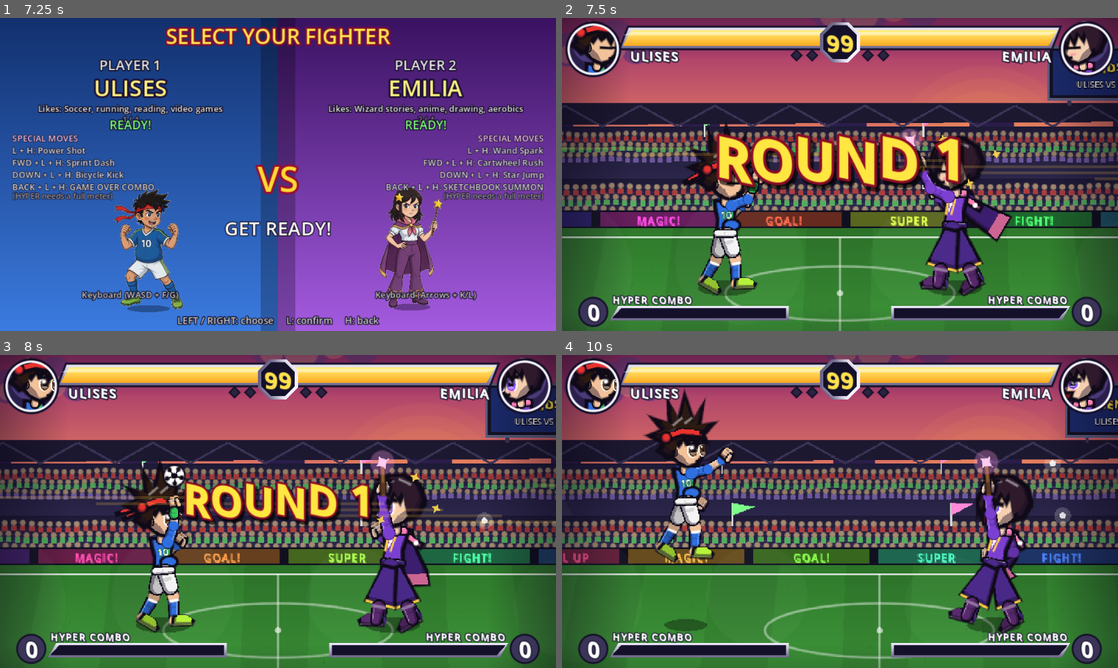
Above: before the commit, frames 1-4 (two rows, left to right).
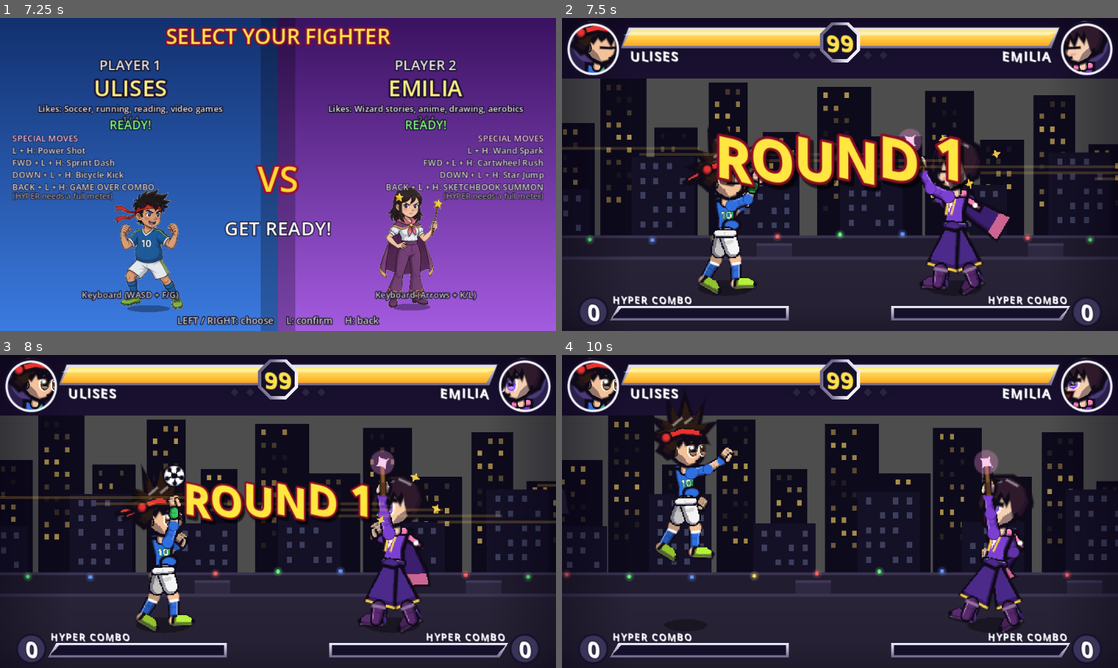
Above: after the commit, the same moments.

Repository: timoteoponce/fighting-game
Game: Godot game, scene res://scenes/main.tscn
Same seed, same stepped clock (60 frames per second), same inputs: the game is played once before the commit and once after it.
Inputs:
- Up to frame 1 (7.25 s): tap Enter at 0.5, 4.35 s; hold D 0.53-1.28 s; tap F at 0.6, 6.6 s; hold S 1.28-2.03 s; tap G at 1.35 s; hold D 2.03-2.78 s; tap 1 at 2.1 s; hold W 2.78-3.53 s; tap K at 2.85 s; hold A 3.53-5.03 s; tap L at 3.6 s; hold S 5.03-5.78 s; tap Backspace at 5.1 s; hold D 5.78-6.53 s; tap R at 5.85 s; hold W from 6.53 s (still down)
- Up to frame 2 (7.5 s): release W at 7.28 s; hold D from 7.28 s (still down); tap G at 7.35 s
- Up to frame 3 (8 s): keep holding D
- Up to frame 4 (10 s): release D at 8.03 s; hold S 8.03-8.78 s; tap 1 at 8.1 s; hold A 8.78-9.53 s; tap K at 8.85 s; hold W from 9.53 s (still down); tap L at 9.6 s

Frame 1 is identical in both runs. In frame 2, 69% of the frame differs, in the area x 0-100%, y 0-100%; in frame 3, 70%; in frame 4, 73%.

Commit message:
Victory celebration, synthesized music wiring, four new stages

Diff:
--- a/autoload/sfx.gd
+++ b/autoload/sfx.gd
@@ -280,33 +280,48 @@
 var _synth_music: AudioStreamWAV
 var _synth_player: AudioStreamPlayer
 var _music_mode := "fight"
+## Both tracks are built once and cached: a loop is ~300k samples of trig, so
+## rebuilding on every screen switch would hitch.
+var _loops := {}
+var _jingle: AudioStreamPlayer
 
 
 func _start_synth_music() -> void:
-	_synth_music = _build_synth_loop()
 	_synth_player = AudioStreamPlayer.new()
 	_synth_player.volume_db = -16.0
-	_synth_player.stream = _synth_music
 	add_child(_synth_player)
-	_synth_player.play()
+	_jingle = AudioStreamPlayer.new()
+	_jingle.volume_db = -10.0
+	add_child(_jingle)
+	set_music_mode("fight")
 
 
 func set_music_mode(mode: String) -> void:
 	_music_mode = mode
 	if _synth_player == null:
 		return
-	_synth_music = _build_synth_loop()
-	_synth_player.stream = _synth_music
+	if not _loops.has(mode):
+		_loops[mode] = _build_synth_loop(mode)
+	_synth_player.stream = _loops[mode]
 	_synth_player.play()
 
 
-func _build_synth_loop() -> AudioStreamWAV:
+## Short victory fanfare. Synth mode only: if the player dropped real files in
+## music/, a synthesized jingle on top of them would be wrong.
+func play_jingle() -> void:
+	if _jingle == null:
+		return
+	_jingle.stream = _build_jingle()
+	_jingle.play()
+
+
+func _build_synth_loop(mode: String) -> AudioStreamWAV:
 	var n := int(LOOP_DUR * RATE)
 	var data := PackedByteArray()
 	data.resize(n * 2)
 	var raw := PackedFloat32Array()
 	raw.resize(n)
-	var melody: Array = MELODY_TITLE if _music_mode == "title" else MELODY_FIGHT
+	var melody: Array = MELODY_TITLE if mode == "title" else MELODY_FIGHT
 	for i in n:
 		var t := float(i) / RATE
 		var step_f := t / STEP
@@ -369,6 +384,38 @@
 	return scale[idx] * pow(2.0, octave)
 
 
+## A rising arpeggio with a shimmer an octave up, ~1.6s. The last note rings out.
+func _build_jingle() -> AudioStreamWAV:
+	var notes := [N_C4, N_E4, N_G4, N_C5, N_E5, N_G5]
+	var dur := 1.6
+	var n := int(dur * RATE)
+	var data := PackedByteArray()
+	data.resize(n * 2)
+	var raw := PackedFloat32Array()
+	raw.resize(n)
+	for i in n:
+		var t := float(i) / RATE
+		var k := t / dur
+		var idx := mini(int(k * notes.size()), notes.size() - 1)
+		var f: float = notes[idx]
+		var phase := fmod(t * f, 1.0)
+		var s := (1.0 if phase < 0.5 else -1.0) * 0.3
+		var ph2 := fmod(t * f * 2.0, 1.0)
+		s += (1.0 if ph2 < 0.5 else -1.0) * 0.12 * k
+		var env := minf(1.0, k * 14.0)
+		if idx == notes.size() - 1:
+			env *= clampf(1.0 - (k - 0.8) * 5.0, 0.0, 1.0)
+		raw[i] = s * env
+	for i in n:
+		data.encode_s16(i * 2, int(clampf(raw[i], -1.0, 1.0) * 32767.0))
+	var w := AudioStreamWAV.new()
+	w.format = AudioStreamWAV.FORMAT_16_BITS
+	w.mix_rate = RATE
+	w.stereo = false
+	w.data = data
+	return w
+
+
 func _advance_music() -> void:
 	_play_music(_music_i + 1)
 
--- a/scripts/fight/effects.gd
+++ b/scripts/fight/effects.gd
@@ -3,7 +3,7 @@
 ## Short-lived visual effects. Sparks draw on an additive "glow" layer so
 ## overlapping light adds up to white-hot, MvC style. Comic words go on top.
 
-const LIFE := {"hit": 12, "heavy": 18, "super": 22, "block": 12, "dust": 20, "text": 36, "sparkle": 24, "slash": 9, "ring": 18, "gag": 70, "bubble": 54}
+const LIFE := {"hit": 12, "heavy": 18, "super": 22, "block": 12, "dust": 20, "text": 36, "sparkle": 24, "slash": 9, "ring": 18, "gag": 70, "bubble": 54, "confetti": 170}
 ## Impact words, graded by how hard the hit was. Keeping the silly ones on the
 ## small hits and the loud ones on the big hits means the screen still tells you
 ## something even while it is being daft.
@@ -99,6 +99,24 @@
 		"v": Vector2(randf_range(1.6, 4.0) * dir, randf_range(-7.5, -4.5)),
 		"spin": randf_range(-0.34, 0.34),
 	})
+
+
+## A burst of confetti in the winner's colours. One effect, many pieces: each
+## piece is computed analytically from the frame count, so there is no
+## per-piece state to integrate.
+func confetti(pos: Vector2, cols: Array, n := 26) -> void:
+	var d := {"n": n, "g": 0.16, "x0": [], "y0": [], "vx": [], "vy": [], "rot": [], "spin": [], "w": [], "h": [], "cols": []}
+	for i in n:
+		d["x0"].append(pos.x + randf_range(-30.0, 30.0))
+		d["y0"].append(pos.y + randf_range(-20.0, 10.0))
+		d["vx"].append(randf_range(-0.5, 0.5))
+		d["vy"].append(randf_range(-2.4, -0.8))
+		d["rot"].append(randf_range(0.0, TAU))
+		d["spin"].append(randf_range(-0.12, 0.12))
+		d["w"].append(randf_range(3.0, 6.0))
+		d["h"].append(randf_range(2.0, 4.0))
+		d["cols"].append(cols[i % cols.size()])
+	spawn("confetti", pos, d)
 
 
 func step() -> void:
@@ -212,6 +230,8 @@
 	for e in parts:
 		if e["k"] == "gag":
 			_draw_gag(e)
+		elif e["k"] == "confetti":
+			_draw_confetti(e)
 
 
 func _draw_ink() -> void:
@@ -286,6 +306,27 @@
 	ink.draw_colored_polygon(tail, paper)
 	if grow > 0.8:
 		UI.text(ink, c + Vector2(0, size * 0.36), txt, size, ink_col, HORIZONTAL_ALIGNMENT_CENTER, 0, Color.TRANSPARENT, font)
+
+
+## Confetti: small tumbling rectangles that settle on the floor. Drawn in world
+## space so it pixelates with the arena, like the gag props.
+func _draw_confetti(e: Dictionary) -> void:
+	var d: Dictionary = e["d"]
+	var n: int = d["n"]
+	var t := float(e["t"])
+	var g: float = d["g"]
+	for i in n:
+		var x: float = float(d["x0"][i]) + float(d["vx"][i]) * t
+		var y: float = float(d["y0"][i]) + float(d["vy"][i]) * t + 0.5 * g * t * t
+		if y > Fighter.GROUND_Y:
+			y = Fighter.GROUND_Y
+		top.draw_set_transform(Vector2(x, y), float(d["rot"][i]) + float(d["spin"][i]) * t, Vector2.ONE)
+		var w: float = float(d["w"][i])
+		var h: float = float(d["h"][i])
+		var col: Color = d["cols"][i]
+		top.draw_rect(Rect2(-w * 0.5, -h * 0.5, w, h), col)
+		top.draw_rect(Rect2(-w * 0.5, -h * 0.5, w, h * 0.4), col.lightened(0.25))
+	top.draw_set_transform(Vector2.ZERO, 0.0, Vector2.ONE)
 
 
 ## Ease-out with a little overshoot, for things that pop into place.
--- a/scripts/fight/fight.gd
+++ b/scripts/fight/fight.gd
@@ -70,7 +70,7 @@
 	screen.stretch_mode = TextureRect.STRETCH_SCALE
 	add_child(screen)
 	stage = Stage.new()
-	stage.kind = GameState.stage if GameState.stage != "" else ["field", "library"].pick_random()
+	stage.kind = GameState.stage if GameState.stage != "" else Stage.KINDS.pick_random()
 	world.add_child(stage)
 	var ids: Array = GameState.chars
 	for i in 2:
@@ -245,11 +245,13 @@
 					phase = "over"
 					phase_t = 0
 					_banner("%s WINS!" % fighters[winner].def.display)
+					Sfx.play_jingle()
+					_celebrate()
 				else:
 					round_num += 1
 					start_round()
 		"over":
-			if phase_t == 70:
+			if phase_t == 200:
 				_open_menu("", ["REMATCH", "CHARACTER SELECT", "TITLE SCREEN"])
 
 
@@ -462,13 +464,20 @@
 		mid = loser.position.x
 		z = KO_ZOOM
 		focus_y = loser.position.y - 60.0
+	else:
+		# Victory: the camera pushes in on the champion instead.
+		var champ := _win_focus()
+		if champ != null:
+			mid = champ.position.x
+			z = KO_ZOOM
+			focus_y = champ.position.y - 70.0
 	cam_z = lerpf(cam_z, z, 0.12)
 	camera.zoom = Vector2(cam_z, cam_z) * PIXEL
 	var base_y := 342.0 - 180.0 / cam_z
 	camera.position.y = minf(base_y, focus_y)
 	var x := clampf(mid, 320.0 / cam_z, STAGE_W - 320.0 / cam_z)
-	# Pan rather than cut while the KO camera is doing its thing.
-	camera.position.x = lerpf(camera.position.x, x, 0.18) if phase == "ko" else x
+	# Pan rather than cut while the KO or victory camera is doing its thing.
+	camera.position.x = lerpf(camera.position.x, x, 0.18) if phase == "ko" or phase == "over" else x
 	stage.cam_x = camera.position.x
 
 
@@ -479,6 +488,26 @@
 		return null
 	var loser := fighters[1 - winner]
 	return loser if loser.health <= 0 else null
+
+
+## The fighter the victory camera should push in on, or null. Mirrors
+## _ko_focus: only a clean win has someone to celebrate.
+func _win_focus() -> Fighter:
+	if phase != "over" or winner < 0:
+		return null
+	return fighters[winner]
+
+
+## The payoff: confetti in the winner's colours, their own line in a bubble,
+## and the camera pushing in on them while the loser stays down.
+func _celebrate() -> void:
+	if winner < 0:
+		return
+	var w := fighters[winner]
+	var acc: Color = w.renderer.colors["accent"]
+	effects.confetti(w.position + Vector2(0, -70.0 * w.def.size), [acc, acc.lightened(0.35), Color(1, 1, 1, 0.9)])
+	if not w.def.win_quote.is_empty():
+		effects.say(w.position, w.def.win_quote, w.facing, w.index)
 
 
 # --- Menus -------------------------------------------------------------------
--- a/scripts/fight/stage.gd
+++ b/scripts/fight/stage.gd
@@ -1,12 +1,16 @@
 class_name Stage
 extends Node2D
-## Layered backgrounds drawn in code.
-## "field": soccer stadium at dusk (Ulises). "library": magic library hall (Emilia).
+## Layered backgrounds drawn in code. Six stages: "field" (soccer stadium at
+## dusk, Ulises), "library" (magic library hall, Emilia), "rooftop" (night
+## skyline), "dojo" (sunset), "beach" (sunset ocean) and "snow" (snowy park).
 ##
 ## Layers are authored as if the camera sits at (500, BASE_Y); layer(f) shifts
 ## each one so f = 1 moves with the fighters and f = 0 stays on screen.
+## Every stage's floor is drawn at or below Fighter.GROUND_Y (300) so the
+## fighters' feet land on it.
 
 const BASE_Y := 192.0
+const KINDS := ["field", "library", "rooftop", "dojo", "beach", "snow"]
 const CROWD := [Color("ff5a5a"), Color("ffd24a"), Color("5ac8ff"), Color("7dff8a"), Color("ff8ad8"), Color("ffffff"), Color("b28dff")]
 const BOOKS := [Color("c0392b"), Color("2980b9"), Color("27ae60"), Color("f1c40f"), Color("8e44ad"), Color("e67e22"), Color("ff7eb6"), Color("16a085")]
 
@@ -29,10 +33,19 @@
 
 
 func _draw() -> void:
-	if kind == "library":
-		_draw_library()
-	else:
-		_draw_field()
+	match kind:
+		"library":
+			_draw_library()
+		"rooftop":
+			_draw_rooftop()
+		"dojo":
+			_draw_dojo()
+		"beach":
+			_draw_beach()
+		"snow":
+			_draw_snow()
+		_:
+			_draw_field()
 	draw_set_transform(Vector2.ZERO)
 	_draw_vignette()
 	if dim > 0.0:
@@ -304,9 +317,259 @@
 				draw_rect(Rect2(bx + bw - 3.0, y + 44 - bh, 2.0, bh), col.darkened(0.3))
 				bx += bw
 			i += 1
-		draw_rect(Rect2(pos.x, y + 44, w, 8), Color("6a3e20"))
-	draw_rect(Rect2(pos.x, pos.y, 6, h), Color("6a3e20"))
-	draw_rect(Rect2(pos.x + w - 6, pos.y, 6, h), Color("4a2a14"))
+			draw_rect(Rect2(pos.x, y + 44, w, 8), Color("6a3e20"))
+			draw_rect(Rect2(pos.x, pos.y, 6, h), Color("6a3e20"))
+			draw_rect(Rect2(pos.x + w - 6, pos.y, 6, h), Color("4a2a14"))
+
+
+# --- Rooftop at night ----------------------------------------------------------------
+
+func _draw_rooftop() -> void:
+	# Night sky with stars.
+	layer(0.0)
+	UI.gradient_rect(self, Rect2(-300, -400, 1600, 500), Color("05030f"), Color("1a1030"))
+	for i in 50:
+		var p := Vector2(fmod(i * 61.7, 1600.0) - 300.0, -380.0 + fmod(i * 41.3, 380.0))
+		draw_circle(p, 0.8 + (i % 3) * 0.3, Color(1, 1, 1, 0.3 + 0.4 * sin(t * 1.5 + i)))
+	# Moon.
+	draw_circle(Vector2(1050, 40), 22.0, Color("e8e4d0"), true, -1.0, true)
+	draw_circle(Vector2(1050, 40), 30.0, Color(1, 1, 1, 0.08), true, -1.0, true)
+	# Far skyline.
+	layer(0.2)
+	for i in 30:
+		var x := -250.0 + i * 52.0
+		var h := 60.0 + float((i * 43) % 90)
+		var w := 34.0 + float((i * 17) % 20)
+		draw_rect(Rect2(x, 230 - h, w, h + 40), Color("0d0a1c"))
+		for wy in range(int(h / 12)):
+			for wx in 3:
+				if (i + wy * 2 + wx) % 3 != 0:
+					draw_rect(Rect2(x + 6 + wx * 10, 236 - h + wy * 12, 4, 5), Color(1, 0.85, 0.4, 0.35 + 0.3 * sin(t * 2.0 + i + wy)))
+	# Near skyline, darker.
+	layer(0.45)
+	for i in 16:
+		var x := -200.0 + i * 100.0
+		var h := 40.0 + float((i * 31) % 60)
+		draw_rect(Rect2(x, 250 - h, 60, h + 60), Color("141026"))
+		for wy in range(int(h / 14)):
+			for wx in 4:
+				if (i + wy + wx) % 4 != 0:
+					draw_rect(Rect2(x + 8 + wx * 13, 256 - h + wy * 14, 5, 6), Color(0.7, 0.8, 1.0, 0.25))
+	# Rooftop floor: tar paper with a parapet.
+	layer(1.0)
+	UI.gradient_rect(self, Rect2(-300, 268, 1600, 200), Color("2a2438"), Color("1a1626"))
+	draw_rect(Rect2(-300, 268, 1600, 6), Color("3a3450"))
+	# Parapet wall behind the fighters.
+	draw_rect(Rect2(-300, 250, 1600, 20), Color("221c30"))
+	draw_rect(Rect2(-300, 250, 1600, 3), Color("3a3450"))
+	# Water tower.
+	var wt := Vector2(180, 250)
+	draw_rect(Rect2(wt.x - 3, wt.y - 56, 6, 56), Color("1a1626"))
+	draw_colored_polygon(PackedVector2Array([wt + Vector2(-22, -56), wt + Vector2(22, -56), wt + Vector2(18, -78), wt + Vector2(-18, -78)]), Color("241e33"))
+	draw_colored_polygon(PackedVector2Array([wt + Vector2(-18, -78), wt + Vector2(18, -78), wt + Vector2(0, -92)]), Color("2e2640"))
+	# AC units and vents.
+	for i in 5:
+		var ax := -100.0 + i * 260.0
+		draw_rect(Rect2(ax, 258, 34, 12), Color("2e2840"))
+		draw_rect(Rect2(ax, 258, 34, 2), Color("3e3856"))
+	# Blinking aircraft warning light on a distant tower.
+	var blink := sin(t * 2.0) > 0.0
+	if blink:
+		draw_circle(Vector2(1150, 120), 3.0, Color(1, 0.2, 0.25), true, -1.0, true)
+		draw_circle(Vector2(1150, 120), 8.0, Color(1, 0.2, 0.25, 0.25), true, -1.0, true)
+	# String lights along the parapet.
+	for i in 24:
+		var lx := -280.0 + i * 60.0
+		var ly := 252.0 + sin(i * 0.8) * 3.0
+		var lc: Color = [Color(1, 0.4, 0.4), Color(0.4, 1, 0.5), Color(0.4, 0.6, 1), Color(1, 0.9, 0.4)][i % 4]
+		draw_circle(Vector2(lx, ly), 1.6, lc, true, -1.0, true)
+		draw_circle(Vector2(lx, ly), 4.0, Color(lc, 0.2), true, -1.0, true)
+
+
+# --- Dojo at sunset ------------------------------------------------------------------
+
+func _draw_dojo() -> void:
+	# Warm sunset sky through the open front.
+	layer(0.0)
+	UI.gradient_rect(self, Rect2(-300, -400, 1600, 500), Color("2a1030"), Color("c0405a"))
+	UI.gradient_rect(self, Rect2(-300, 60, 1600, 200), Color("c0405a"), Color("ffb060"))
+	# Sun low over the trees.
+	var sun := Vector2(500, 210)
+	for i in 5:
+		draw_circle(sun, 70.0 - i * 10.0, Color(1, 0.7, 0.35, 0.08), true, -1.0, true)
+	draw_circle(sun, 26.0, Color("fff0c0"), true, -1.0, true)
+	# Distant trees.
+	layer(0.2)
+	for i in 20:
+		var x := -250.0 + i * 80.0
+		var h := 30.0 + float((i * 29) % 40)
+		draw_colored_polygon(PackedVector2Array([Vector2(x, 240), Vector2(x + 20, 240 - h), Vector2(x + 40, 240)]), Color("3a1a3a"))
+	# Dojo interior: back wall, pillars, beams.
+	layer(0.5)
+	UI.gradient_rect(self, Rect2(-300, 40, 1600, 240), Color("4a2a1a"), Color("2a160c"))
+	for i in 7:
+		var x := -250.0 + i * 220.0
+		draw_rect(Rect2(x - 10, 40, 20, 240), Color("3a2010"))
+		draw_rect(Rect2(x - 10, 40, 20, 4), Color("5a3620"))
+	# Roof beam.
+	draw_rect(Rect2(-300, 30, 1600, 14), Color("2a160c"))
+	draw_rect(Rect2(-300, 30, 1600, 3), Color("4a2a14"))
+	# Paper screens (shoji) with sunset glowing through.
+	for i in 4:
+		var sx := -180.0 + i * 380.0
+		UI.gradient_rect(self, Rect2(sx, 70, 120, 150), Color("ffd8a0"), Color("ff9060"))
+		draw_rect(Rect2(sx, 70, 120, 150), Color("3a2010"), false, 3.0)
+		for k in 3:
+			draw_line(Vector2(sx + k * 40, 70), Vector2(sx + k * 40, 220), Color("3a2010"), 2.0)
+		draw_line(Vector2(sx, 145), Vector2(sx + 120, 145), Color("3a2010"), 2.0)
+	# Hanging lanterns.
+	for i in 5:
+		var lx := -150.0 + i * 300.0
+		var sway := sin(t * 1.2 + i) * 3.0
+		draw_line(Vector2(lx, 44), Vector2(lx + sway, 70), Color("2a160c"), 2.0)
+		var lc: Color = [Color(1, 0.5, 0.3), Color(1, 0.8, 0.4)][i % 2]
+		draw_colored_polygon(FighterRenderer.ellipse_pts(Vector2(lx + sway, 88), 12, 16), lc)
+		draw_circle(Vector2(lx + sway, 88), 20.0, Color(lc, 0.15), true, -1.0, true)
+	# Wooden floor.
+	layer(1.0)
+	UI.gradient_rect(self, Rect2(-300, 268, 1600, 200), Color("6a4020"), Color("4a2a12"))
+	for i in 20:
+		var y := 272.0 + i * 9.0
+		draw_line(Vector2(-300, y), Vector2(1300, y), Color(0, 0, 0, 0.15), 1.0)
+	for i in 12:
+		var x := -280.0 + i * 130.0
+		draw_line(Vector2(x, 268), Vector2(x - 20, 468), Color(0, 0, 0, 0.1), 1.0)
+	# Tatami mats.
+	for i in 6:
+		var mx := -250.0 + i * 260.0
+		draw_rect(Rect2(mx, 280, 200, 60), Color("8a6a30"))
+		draw_rect(Rect2(mx, 280, 200, 60), Color("5a4020"), false, 2.0)
+	# Light shafts through the screens.
+	for i in 3:
+		var bx := 100.0 + i * 300.0
+		draw_colored_polygon(PackedVector2Array([Vector2(bx, 70), Vector2(bx + 60, 70), Vector2(bx + 160, 300), Vector2(bx + 40, 300)]), Color(1, 0.85, 0.5, 0.06))
+
+
+# --- Beach at sunset -----------------------------------------------------------------
+
+func _draw_beach() -> void:
+	# Sunset sky over the ocean.
+	layer(0.0)
+	UI.gradient_rect(self, Rect2(-300, -400, 1600, 300), Color("1a0a2a"), Color("6a2050"))
+	UI.gradient_rect(self, Rect2(-300, -100, 1600, 200), Color("6a2050"), Color("ff8040"))
+	UI.gradient_rect(self, Rect2(-300, 100, 1600, 140), Color("ff8040"), Color("ffd080"))
+	# Sun half-sunk in the sea.
+	var sun := Vector2(500, 195)
+	for i in 6:
+		draw_circle(sun, 80.0 - i * 10.0, Color(1, 0.7, 0.3, 0.07), true, -1.0, true)
+	draw_circle(sun, 30.0, Color("fff0c0"), true, -1.0, true)
+	# Clouds.
+	for c in [[Vector2(200, 60), 1.0], [Vector2(700, 40), 1.3], [Vector2(1000, 80), 0.9]]:
+		_cloud(c[0] + Vector2(fmod(t * 3.0, 60.0), 0), c[1])
+	# Sea with sun glitter.
+	layer(0.3)
+	UI.gradient_rect(self, Rect2(-300, 205, 1600, 70), Color("4a2060"), Color("8a4060"))
+	for i in 40:
+		var wx := -280.0 + fmod(i * 97.0 + t * 20.0, 1560.0)
+		var wy := 210.0 + fmod(i * 37.0, 48.0)
+		var near_sun := absf(wx - 500.0) < 120.0
+		var wc: Color = Color(1, 0.8, 0.4, 0.5) if near_sun else Color(1, 1, 1, 0.15)
+		draw_line(Vector2(wx, wy), Vector2(wx + 14.0, wy), wc, 1.2)
+	# Waves breaking on the shore.
+	layer(0.55)
+	for i in 8:
+		var wx := -250.0 + i * 200.0 + sin(t * 0.8 + i) * 20.0
+		draw_arc(Vector2(wx, 266), 40.0, PI, TAU, 16, Color(1, 1, 1, 0.25), 2.0, true)
+	# Palm trees.
+	layer(0.7)
+	for px in [-120.0, 1080.0]:
+		draw_colored_polygon(PackedVector2Array([Vector2(px - 4, 300), Vector2(px + 4, 300), Vector2(px + 2, 200), Vector2(px - 2, 200)]), Color("3a2010"))
+		for fr in 5:
+			var a := -0.4 - fr * 0.5
+			var tip := Vector2(px, 200) + Vector2.from_angle(a) * 70.0
+			draw_colored_polygon(PackedVector2Array([Vector2(px, 200), tip + Vector2.from_angle(a + 0.3) * 20.0, tip + Vector2.from_angle(a - 0.3) * 20.0]), Color("1a4a20"))
+	# Sand.
+	layer(1.0)
+	UI.gradient_rect(self, Rect2(-300, 268, 1600, 200), Color("e8c890"), Color("c8a060"))
+	for i in 50:
+		var p := Vector2(fmod(i * 137.0, 1600.0) - 300.0, 275.0 + fmod(i * 71.0, 120.0))
+		draw_circle(p, 1.0 + (i % 3) * 0.4, Color(0, 0, 0, 0.08), true, -1.0, true)
+	# Shoreline foam.
+	for i in 30:
+		var fx := -280.0 + i * 55.0
+		var fy := 272.0 + sin(t * 1.5 + i) * 3.0
+		draw_circle(Vector2(fx, fy), 2.0, Color(1, 1, 1, 0.3), true, -1.0, true)
+	# Beach props: a bucket and a ball.
+	draw_rect(Rect2(820, 288, 14, 12), Color("e04040"))
+	draw_rect(Rect2(820, 288, 14, 3), Color(1, 1, 1, 0.3))
+	draw_circle(Vector2(180, 292), 7.0, Color("40a0e0"), true, -1.0, true)
+	draw_circle(Vector2(180, 292), 9.0, Color(1, 1, 1, 0.2), true, -1.0, true)
+	# Gulls.
+	for i in 3:
+		var gx := fmod(t * 30.0 + i * 400.0, 1600.0) - 300.0
+		var gy := 60.0 + i * 25.0 + sin(t * 2.0 + i) * 8.0
+		var flap := sin(t * 8.0 + i) * 4.0
+		draw_arc(Vector2(gx - 6, gy - flap), 6.0, PI, TAU, 8, Color(1, 1, 1, 0.7), 1.5, true)
+		draw_arc(Vector2(gx + 6, gy - flap), 6.0, PI, TAU, 8, Color(1, 1, 1, 0.7), 1.5, true)
+
+
+# --- Snowy park ----------------------------------------------------------------------
+
+func _draw_snow() -> void:
+	# Dusk sky, cold and clear.
+	layer(0.0)
+	UI.gradient_rect(self, Rect2(-300, -400, 1600, 500), Color("0a0a1a"), Color("2a2a4a"))
+	UI.gradient_rect(self, Rect2(-300, 100, 1600, 140), Color("2a2a4a"), Color("5a5a7a"))
+	for i in 40:
+		var p := Vector2(fmod(i * 71.3, 1600.0) - 300.0, -380.0 + fmod(i * 47.7, 400.0))
+		draw_circle(p, 0.8 + (i % 3) * 0.3, Color(1, 1, 1, 0.25 + 0.35 * sin(t * 1.8 + i)))
+	# Moon.
+	draw_circle(Vector2(200, 60), 18.0, Color("e0e4f0"), true, -1.0, true)
+	draw_circle(Vector2(200, 60), 26.0, Color(1, 1, 1, 0.08), true, -1.0, true)
+	# Far treeline.
+	layer(0.2)
+	for i in 24:
+		var x := -250.0 + i * 65.0
+		var h := 40.0 + float((i * 37) % 50)
+		draw_colored_polygon(PackedVector2Array([Vector2(x, 250), Vector2(x + 24, 250 - h), Vector2(x + 48, 250)]), Color("1a1a30"))
+	# Snow-covered ground rising to a frozen pond.
+	layer(0.5)
+	UI.gradient_rect(self, Rect2(-300, 240, 1600, 120), Color("8a90a8"), Color("c0c8d8"))
+	# Bare trees.
+	for i in 6:
+		var tx := -200.0 + i * 220.0
+		var th := 60.0 + float((i * 23) % 40)
+		draw_colored_polygon(PackedVector2Array([Vector2(tx - 3, 260), Vector2(tx + 3, 260), Vector2(tx + 1, 260 - th), Vector2(tx - 1, 260 - th)]), Color("2a2018"))
+		for br in 3:
+			var ba := -0.6 - br * 0.5
+			var btip := Vector2(tx, 260 - th * 0.6) + Vector2.from_angle(ba) * 25.0
+			draw_line(Vector2(tx, 260 - th * 0.6), btip, Color("2a2018"), 2.0)
+	# String lights between the trees.
+	for i in 20:
+		var lx := -250.0 + i * 75.0
+		var ly := 200.0 + sin(i * 0.7) * 8.0
+		var lc: Color = [Color(1, 0.4, 0.4), Color(0.4, 1, 0.5), Color(0.5, 0.7, 1), Color(1, 0.9, 0.4)][i % 4]
+		draw_circle(Vector2(lx, ly), 1.5, lc, true, -1.0, true)
+		draw_circle(Vector2(lx, ly), 4.0, Color(lc, 0.2), true, -1.0, true)
+	# Snowy floor.
+	layer(1.0)
+	UI.gradient_rect(self, Rect2(-300, 268, 1600, 200), Color("d0d8e8"), Color("a0a8c0"))
+	# Frozen pond.
+	UI.gradient_rect(self, Rect2(300, 290, 400, 60), Color("8ab0d0"), Color("6a90b8"))
+	draw_rect(Rect2(300, 290, 400, 60), Color(1, 1, 1, 0.15), false, 2.0)
+	for i in 8:
+		var px2 := 320.0 + i * 45.0
+		draw_line(Vector2(px2, 295), Vector2(px2 + 20.0, 345), Color(1, 1, 1, 0.08), 1.0)
+	# Falling snow.
+	for i in 40:
+		var sx := fmod(i * 89.0 + t * (12.0 + float(i % 5) * 4.0), 1600.0) - 300.0
+		var sy := fmod(i * 53.0 + t * (20.0 + float(i % 7) * 6.0), 400.0) - 100.0
+		var drift := sin(t * 1.5 + i) * 8.0
+		draw_circle(Vector2(sx + drift, sy), 1.0 + (i % 3) * 0.4, Color(1, 1, 1, 0.5 + 0.3 * sin(t + i)), true, -1.0, true)
+	# Snow mounds.
+	for i in 8:
+		var mx := -250.0 + i * 200.0
+		draw_colored_polygon(FighterRenderer.ellipse_pts(Vector2(mx, 300), 40.0, 12.0), Color(1, 1, 1, 0.25))
 
 
 # --- Overlays -------------------------------------------------------------------------
--- a/scripts/fighter/fighter_renderer.gd
+++ b/scripts/fighter/fighter_renderer.gd
@@ -50,8 +50,6 @@
 	"thrown": {"lean": -20, "head": -16, "arm_f": 150, "elb_f": 20, "arm_b": 165, "elb_b": 25,
 		"leg_f": 30, "knee_f": 40, "leg_b": -12, "knee_b": 30},
 	"intro": {},
-	"walk": {"lean": 8, "head": -2, "arm_f": 40, "elb_f": 70, "arm_b": 55, "elb_b": 85,
-		"leg_f": 30, "knee_f": 25, "leg_b": -20, "knee_b": 18, "hip": -42, "ground": 1},
 }
 
 var def: CharacterDef
--- a/scripts/main.gd
+++ b/scripts/main.gd
@@ -32,6 +32,8 @@
 func _switch(screen: String) -> void:
 	if current:
 		current.queue_free()
+	# The fight gets the driving track; every other screen gets the mellow one.
+	Sfx.set_music_mode("fight" if screen == "fight" else "title")
 	match screen:
 		"select":
 			current = CharSelect.new()
Not shown, changed: AGENTS.md
